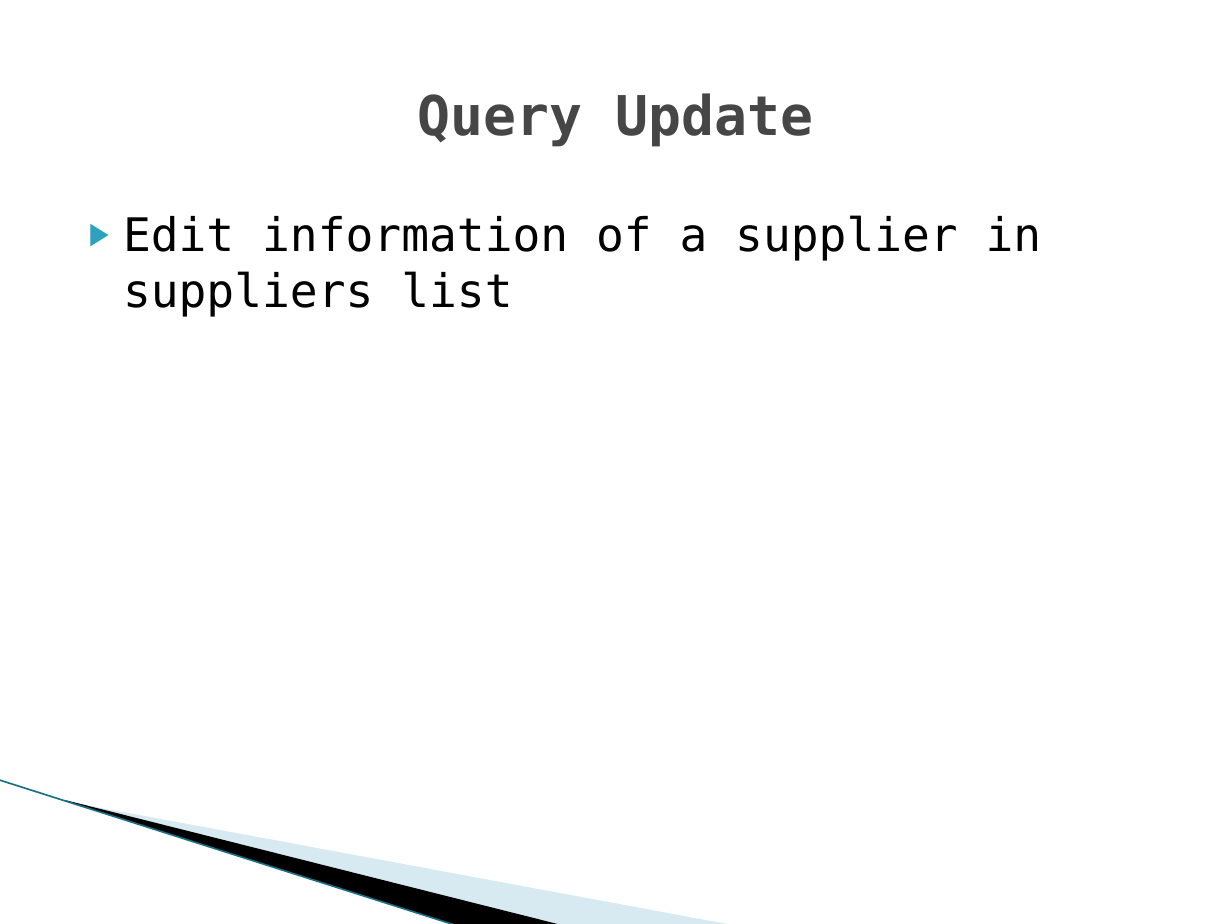
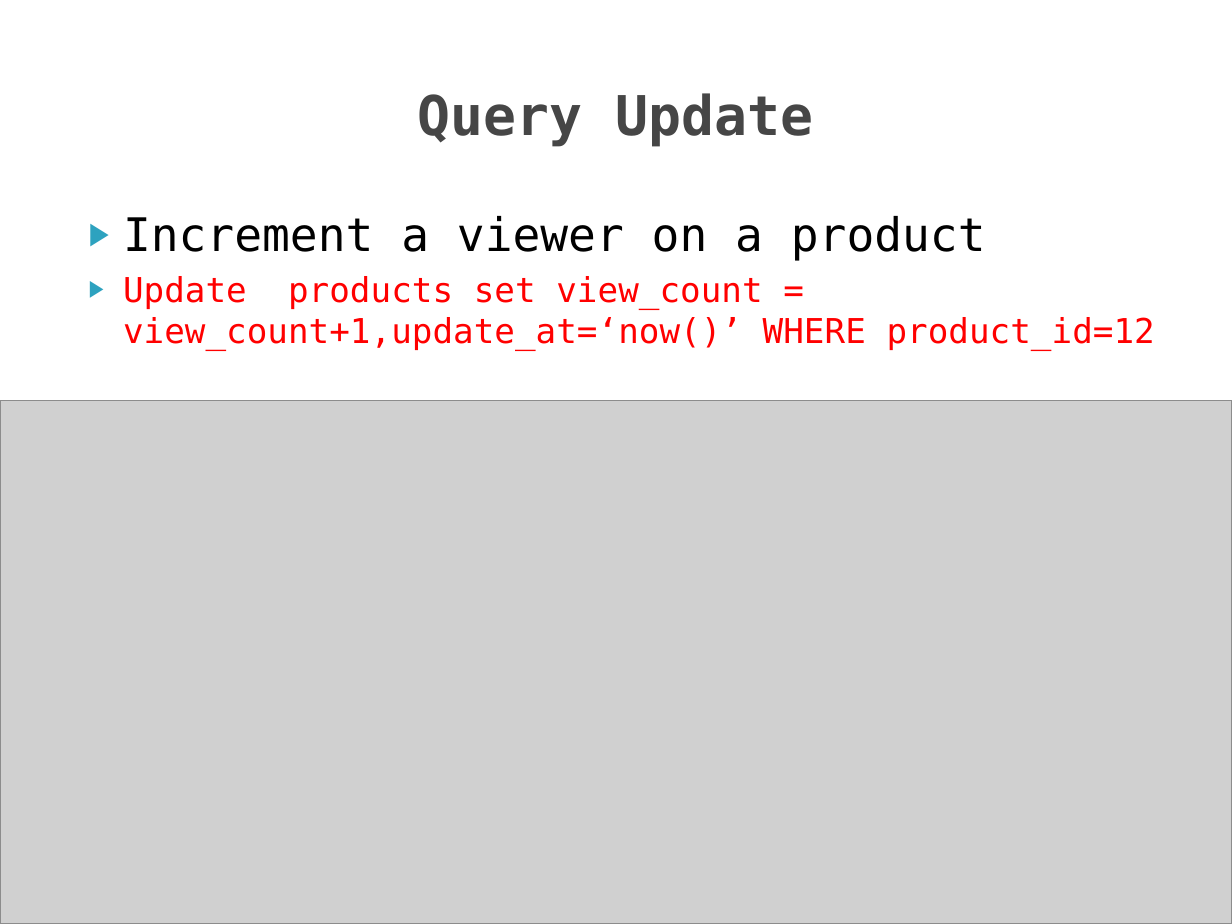
Before and after one commit to iamvucms/SICT, a slide deck: slide 32 of SQL/Project1_database_design_and_query.pptx (slide 29 before the commit). Drawn at 1232x924 pixels with LibreOffice and Linux fonts; fonts in the diff are those of the drawing; grey boxes stand for pictures; background and template pictures are left out. Boxes give left, top, right and bottom in pixels: in the first picture for what was removed or moved away, otherwise in the second. Text is boxed around its words. In the diff, an @@ line names an element or a change of style, - is before the commit and + after.

```diff
--- a/SQL/Project1_database_design_and_query.pptx
+++ b/SQL/Project1_database_design_and_query.pptx
@@ text at [123, 216, 1155, 351]: text changed; size 27 to 20 pt; text colour #000000 to #FF0000 @@
-▶ Edit information of a supplier in suppliers list
+▶ Increment a viewer on a product
+▶ Update products set view_count = view_count+1,update_at=‘now()’ WHERE product_id=12
@@ picture added at [0, 400, 1232, 924] @@
@@ freeform shape removed at [96, 674, 609, 869] @@
```
Also in this commit, not shown: 3 other slides changed, 5 slides added, 2 slides removed.
